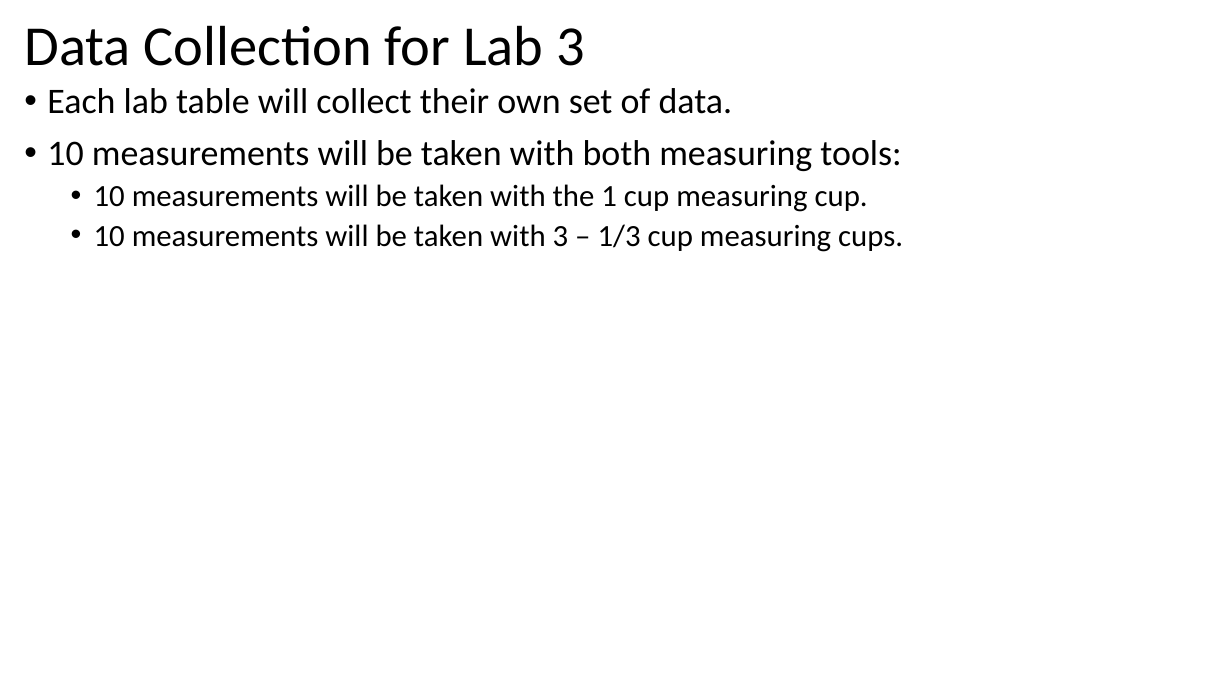
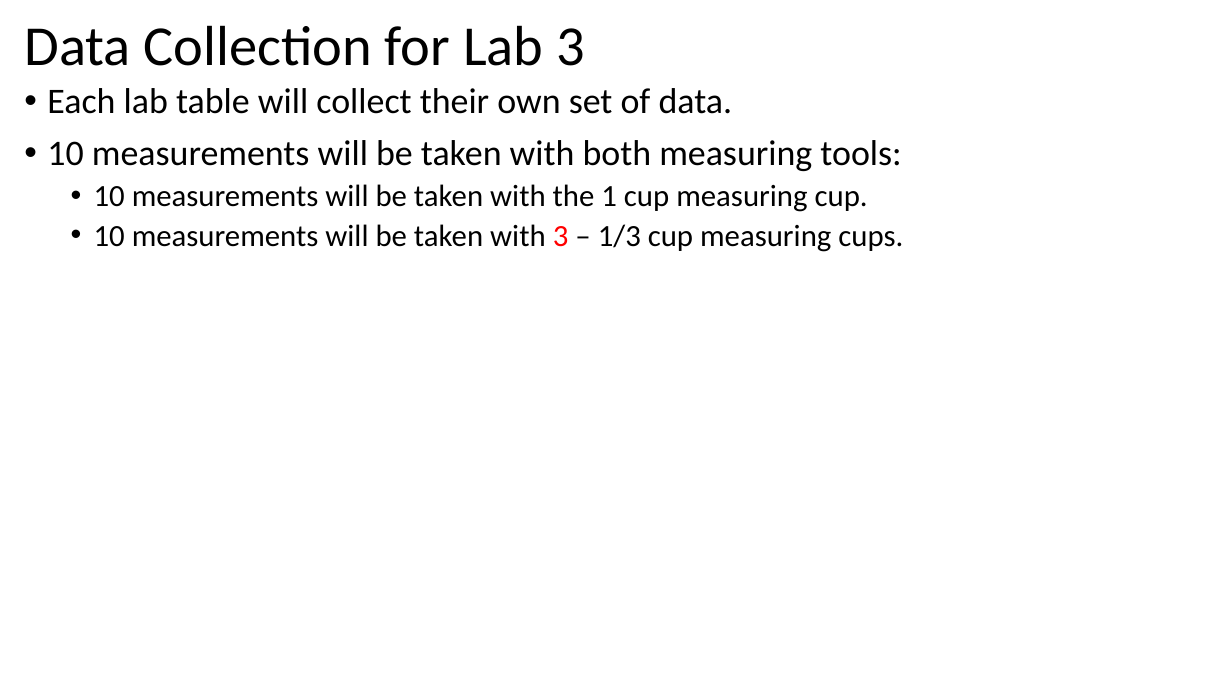
Before and after one commit to Shanlearning/Stat-201-teaching, a slide deck: slide 5 of Lab3/Lab 3.pptx. Drawn at 1232x693 pixels with LibreOffice and Linux fonts; fonts in the diff are those of the drawing. Boxes give left, top, right and bottom in pixels: in the first picture for what was removed or moved away, otherwise in the second. Text is boxed around its words. In the diff, an @@ line names an element or a change of style, - is before the commit and + after.

```diff
--- a/Lab3/Lab 3.pptx
+++ b/Lab3/Lab 3.pptx
@@ text at bbox=[94, 224, 903, 252]: text colour #000000 to #FF0000 in "3" @@
```
Also in this commit, not shown: 2 other slides changed, 2 other files.
